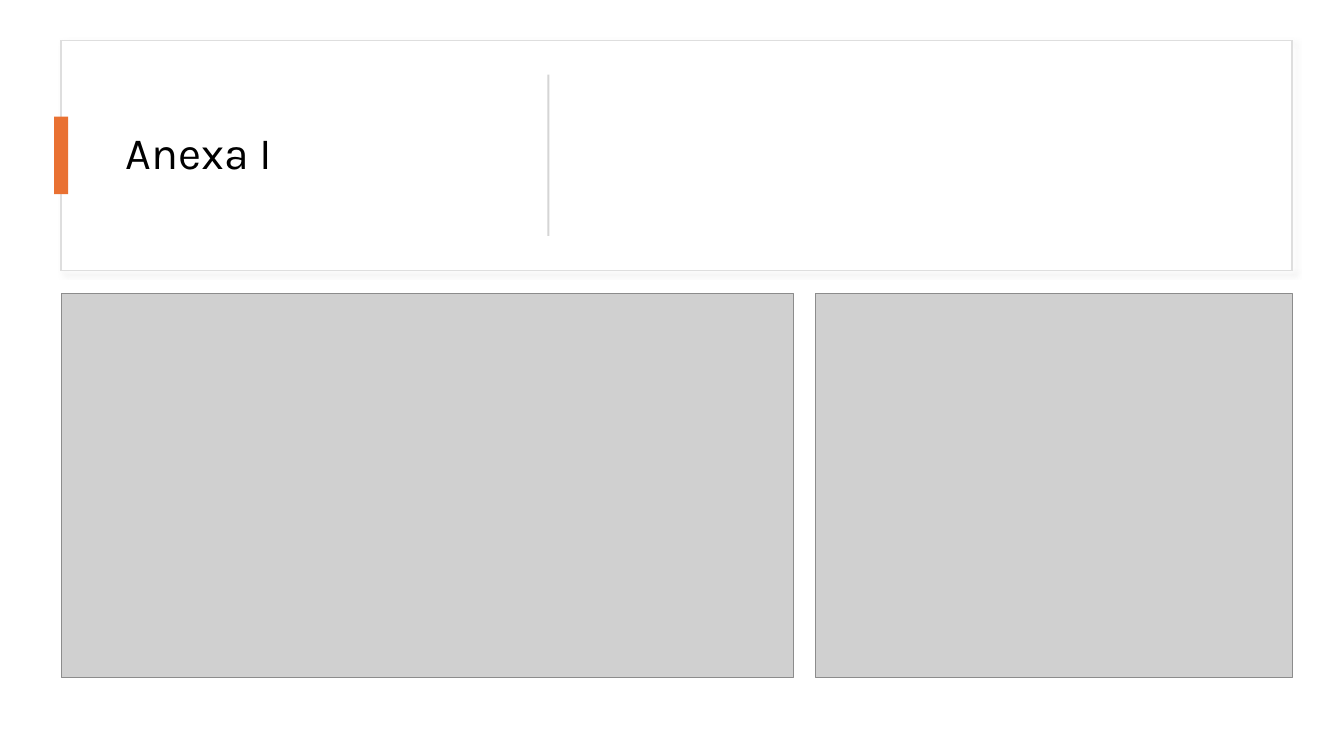
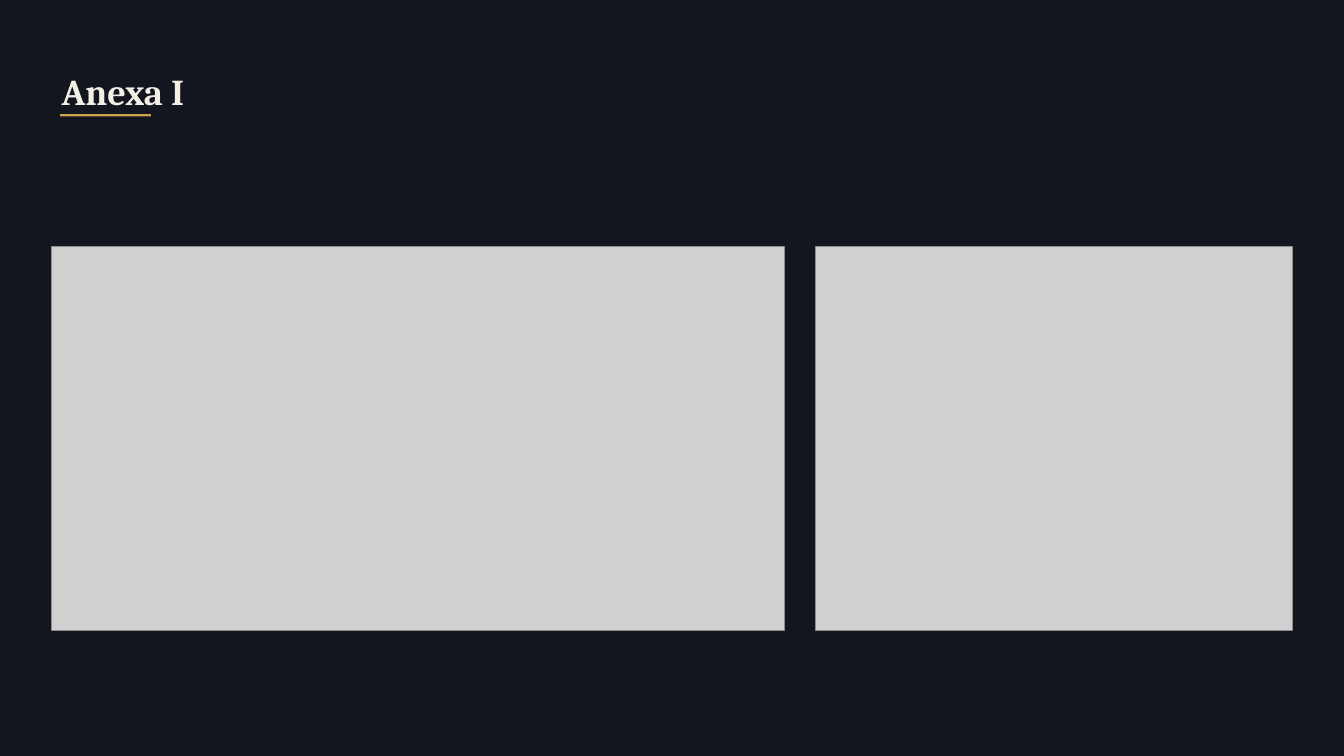
Before and after one commit to albertoag36/DAW, a slide deck: slide 8 of UD1/UD1_Tarea1_AlbertoAlvesGarcia.pptx (slide 2 before the commit). Drawn at 1344x756 pixels with LibreOffice and Linux fonts; fonts in the diff are those of the drawing; grey boxes stand for pictures. Boxes give left, top, right and bottom in pixels: in the first picture for what was removed or moved away, otherwise in the second. Text is boxed around its words. In the diff, an @@ line names an element or a change of style, - is before the commit and + after.

```diff
--- a/UD1/UD1_Tarea1_AlbertoAlvesGarcia.pptx
+++ b/UD1/UD1_Tarea1_AlbertoAlvesGarcia.pptx
@@ background #FFFFFF to #13151F @@
@@ rectangle removed at (x1=62, y1=40, x2=1293, y2=270) @@
@@ title "Anexa I" moved from (x1=126, y1=141, x2=273, y2=170) to (x1=62, y1=80, x2=184, y2=106) @@
@@ title "Anexa I" at (x1=62, y1=80, x2=184, y2=106): size 32 to 26 pt, font Karla to Cambria, text colour #000000 to #F4EFE4, bold on; line spacing 0.9 to 1; vertical alignment middle to top @@
@@ rectangle removed at (x1=547, y1=75, x2=549, y2=236) @@
@@ rectangle removed at (x1=54, y1=117, x2=69, y2=195) @@
@@ line added from (60, 115) to (151, 115), #C9A24B 1.5 pt @@
@@ picture moved from (x1=62, y1=293, x2=795, y2=678) to (x1=51, y1=246, x2=784, y2=630) @@
@@ picture moved from (x1=816, y1=293, x2=1293, y2=678) to (x1=816, y1=246, x2=1293, y2=630) @@
```
Also in this commit, not shown: 2 other slides changed, 8 slides added, 2 slides removed, 6 other files.
